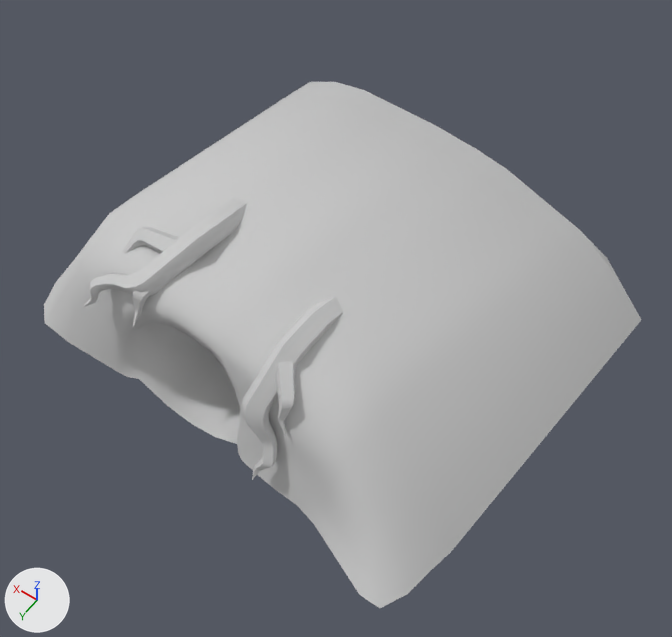
An edit to the FBX model Unity/Contes_RVTeam/Assets/Props/Chaperon Rouge/Burrow/Burrow.FBX, drawn before and after from the same camera.
One viewpoint serves both versions: a 50 mm lens placed at (-2.79, 3.03, 4.82), pointed at (-0.45, -0.25, -0.33). Every picture has the same lights, and +X, +Y and +Z are marked at lower left. Where no turn or scale is listed for an object, it has been applied to the vertices.

The older version as bpy lines, for what is in view:
```python
me_mesh = bpy.data.meshes.new('Mesh')
me_mesh.from_pydata(...)  # 347 vertices, 653 faces; spans x -1.77..1.7, y -1.92..0.95, z -0.95..1.06
me_mesh.materials.append(mat_default)  # light grey #cacaca
me_mesh_001 = bpy.data.meshes.new('Mesh.001')
me_mesh_001.from_pydata(...)  # 649 vertices, 1277 faces; spans x -37.3..22.4, y -30.9..17.2, z 10.5..47.2
me_mesh_001.materials.append(mat_default_001)  # light grey #cacaca
ob_burrow_uv001 = bpy.data.objects.new('burrow_uv001', me_mesh)
ob_burrow_uv001.location = (-0.458, 0.414, -0.274)
ob_root_uv001 = bpy.data.objects.new('root_uv001', me_mesh_001)
ob_root_uv001.location = (-0.457, 0.416, -0.274)
ob_root_uv001.rotation_euler = (0.0, 0.0, 3.142)  # degrees (0, 0, 180)
ob_root_uv001.scale = (0.0254, 0.0254, 0.0254)
```
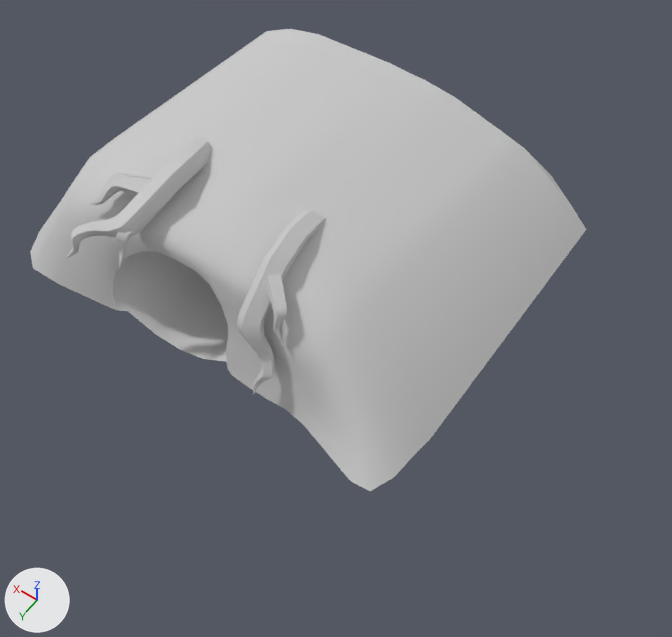
Location of each change, (x1, y1, x2, y2) in pixels of the pictures (672 x 637 px):
'burrow_uv001', deleted: before (44, 82, 641, 608)
'burrow', added: after (31, 29, 586, 491)
'root_uv001', moved, turned: before (83, 198, 343, 480); after (66, 136, 326, 394)

The edits, one by one:
Mesh me_mesh_001_1 is new.
It has 347 vertices, 653 faces and spans x -1.62..1.68, y -2.03..0.84, z -0.95..1.06.
It uses material mat_default_001 (light grey #cacaca).
Object 'root_uv001' (ob_root_uv001) moves from (-0.457, 0.416, -0.274) to (0.04, 0.042, -0.274).
Object 'root_uv001' (ob_root_uv001) turns from (0, 0, 180) to (0, 0, -170) degrees about x, y and z.
Object 'burrow_uv001' (ob_burrow_uv001) is deleted.
Object 'burrow' (ob_burrow) is new; it shows me_mesh_001_1.
Its location is (0.071, -0.027, -0.322).
